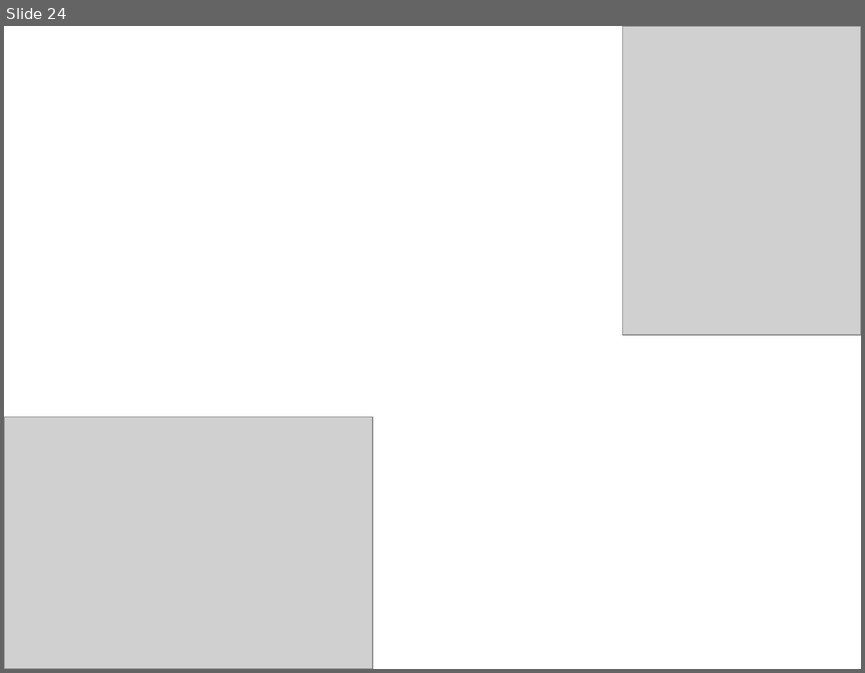
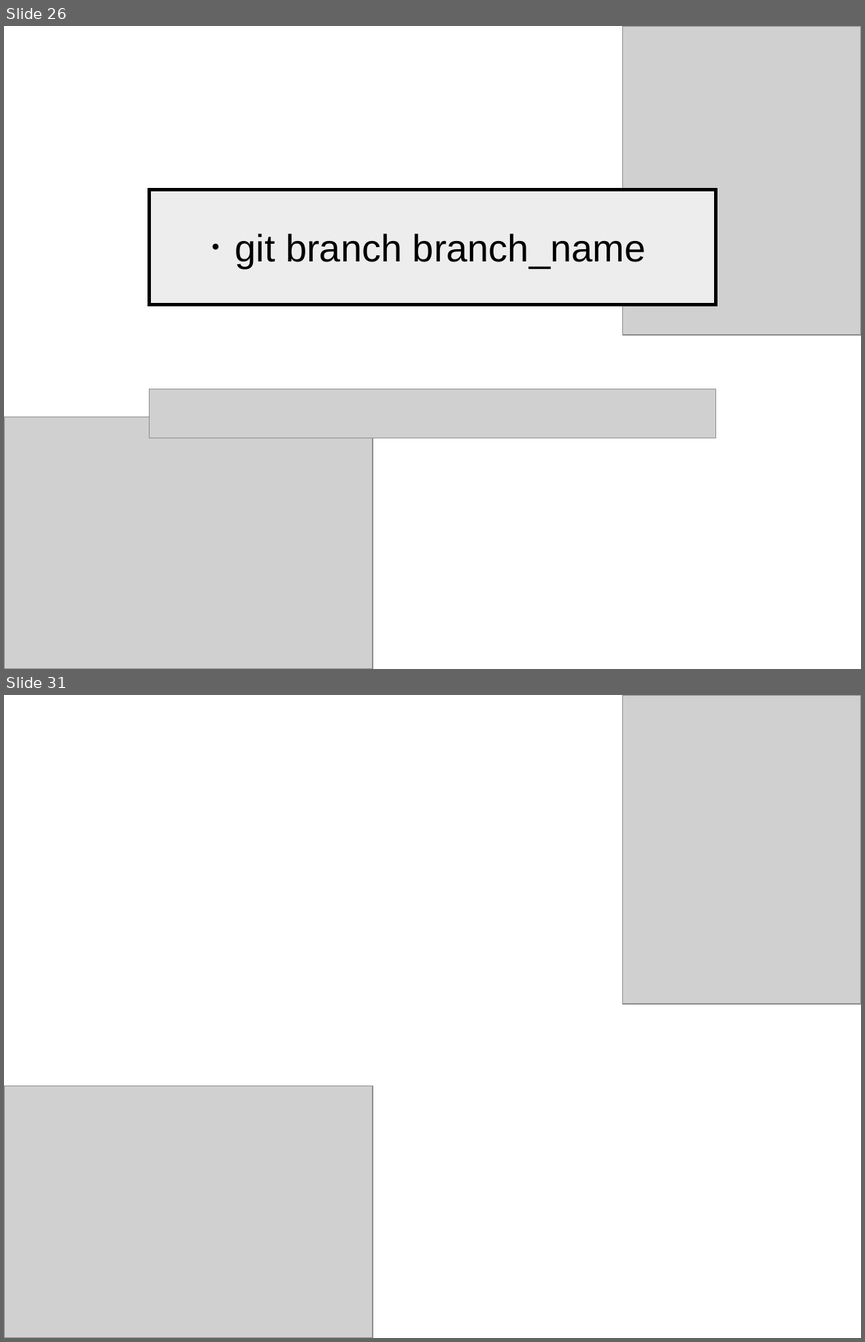
Before and after one commit to NCKU-BDA-2020/TA_Git_GitHub, a slide deck: TA_Class_III.pptx. Shown one above the other, each under a label of ours: slide 24 before the commit, slides 26 and 31 after it; the slides between them are not shown. The pictures are 865x673 and 865x1342 pixels, drawn with LibreOffice and Linux fonts; fonts in the diff are those of the drawing; grey boxes stand for pictures. Boxes give left, top, right and bottom in pixels: in the first picture for what was removed or moved away, otherwise in the second. Text is boxed around its words. In the diff, an @@ line names an element or a change of style, - is before the commit and + after.

```diff
--- a/TA_Class_III.pptx
+++ b/TA_Class_III.pptx
@@ slide 26 added at box(4, 26, 861, 669), background #FFFFFF @@
@@ picture added at box(623, 26, 861, 335) @@
@@ rectangle added at box(149, 190, 715, 305), fill #EDEDED, outline #000000 3 pt @@
@@ text added at box(197, 233, 645, 269), 32 pt, text #000000 @@
+．git branch branch_name
@@ picture added at box(149, 389, 715, 438) @@
@@ picture added at box(4, 417, 373, 669) @@
@@ what was slide 24 is now slide 31 @@
```
Also in this commit, not shown: 11 slides changed, 14 other slides added.
